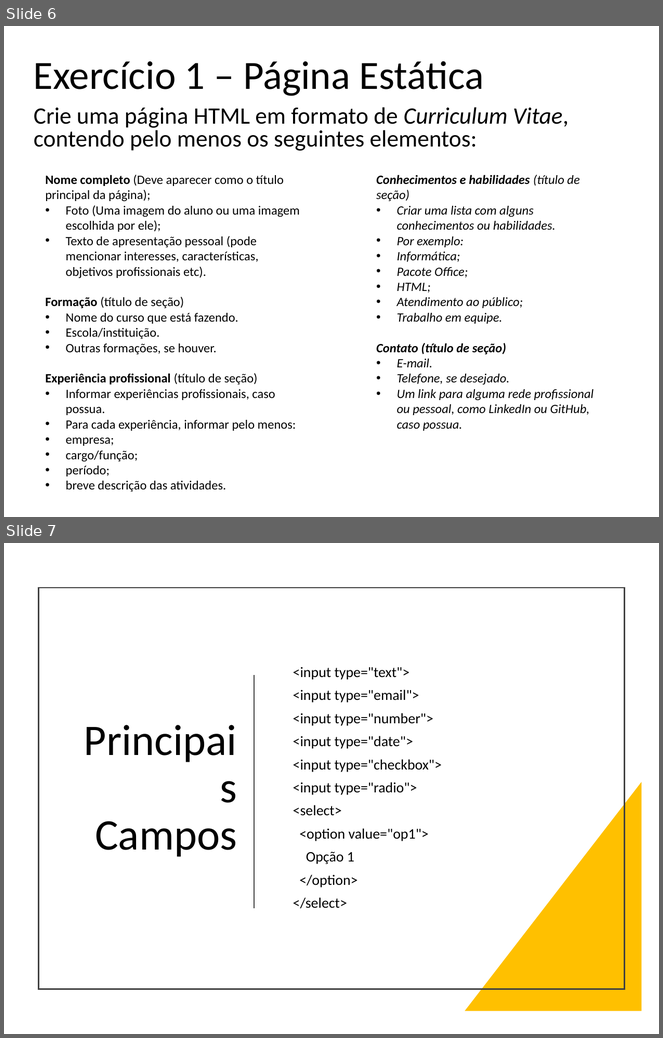
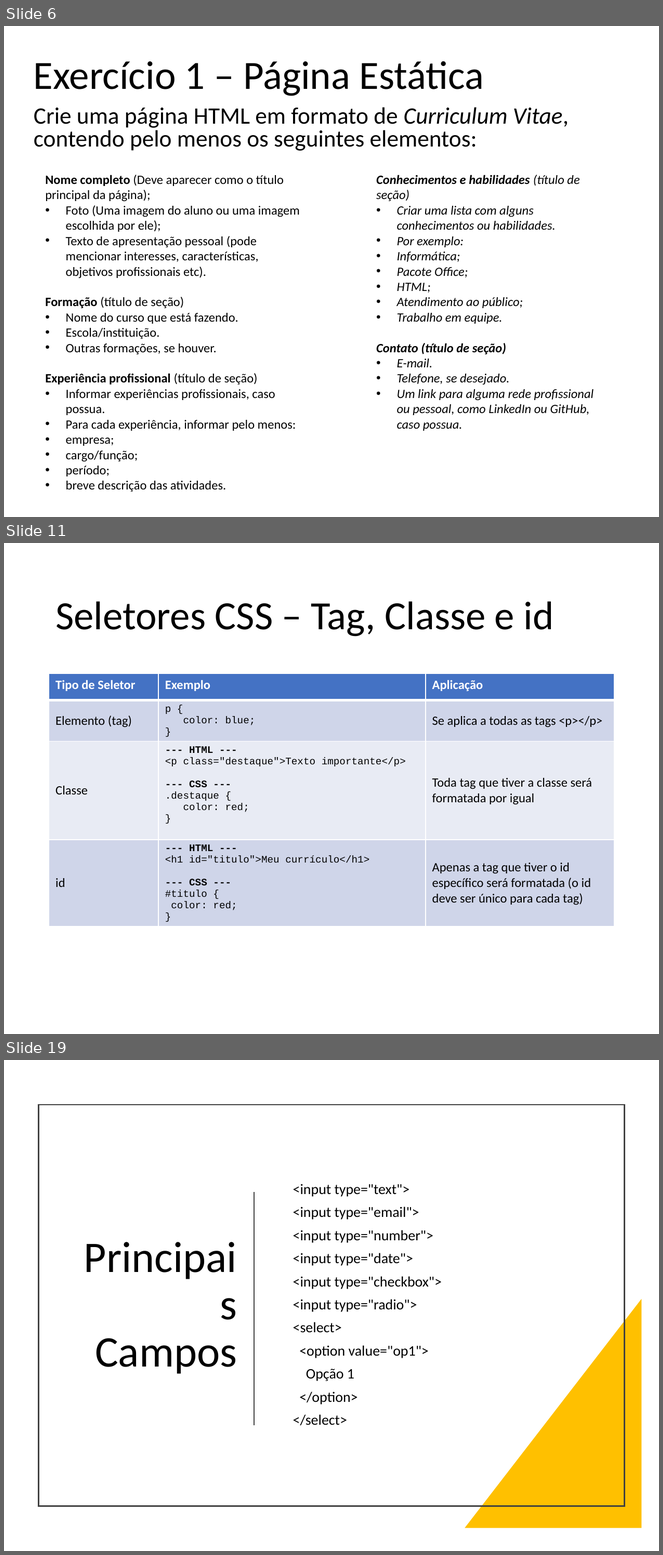
Before and after one commit to thiagospin/APLICWEBI, a slide deck: slides/HTML e CSS.pptx. Shown one above the other, each under a label of ours: slides 6 and 7 before the commit, slides 6, 11 and 19 after it; the slides between them are not shown. The pictures are 663x1038 and 663x1555 pixels, drawn with LibreOffice and Linux fonts; fonts in the diff are those of the drawing. Boxes give left, top, right and bottom in pixels: in the first picture for what was removed or moved away, otherwise in the second. Text is boxed around its words. In the diff, an @@ line names an element or a change of style, - is before the commit and + after.

```diff
--- a/slides/HTML e CSS.pptx
+++ b/slides/HTML e CSS.pptx
@@ slide 11 added at [4,543,659,1034], background #FFFFFF @@
@@ title added at [55,601,554,637], 44 pt, text #000000 @@
+Seletores CSS – Tag, Classe e id
@@ table added at [49,674,614,937], 4 rows, 3 columns @@
+Tipo de Seletor | Exemplo | Aplicação
+Elemento (tag) | p { / color: blue; / } | Se aplica a todas as tags <p></p>
+Classe | --- HTML --- / <p class="destaque">Texto importante</p> / --- CSS --- / .destaque { / color: red; / } | Toda tag que tiver a classe será formatada por igual
+id | --- HTML --- / <h1 id="titulo">Meu currículo</h1> / --- CSS --- / #titulo { / color: red; / } | Apenas a tag que tiver o id específico será formatada (o id deve ser único para cada tag)
@@ what was slide 7 is now slide 19 @@
```
Also in this commit, not shown: 1 slide changed, 11 other slides added, 2 other files.
